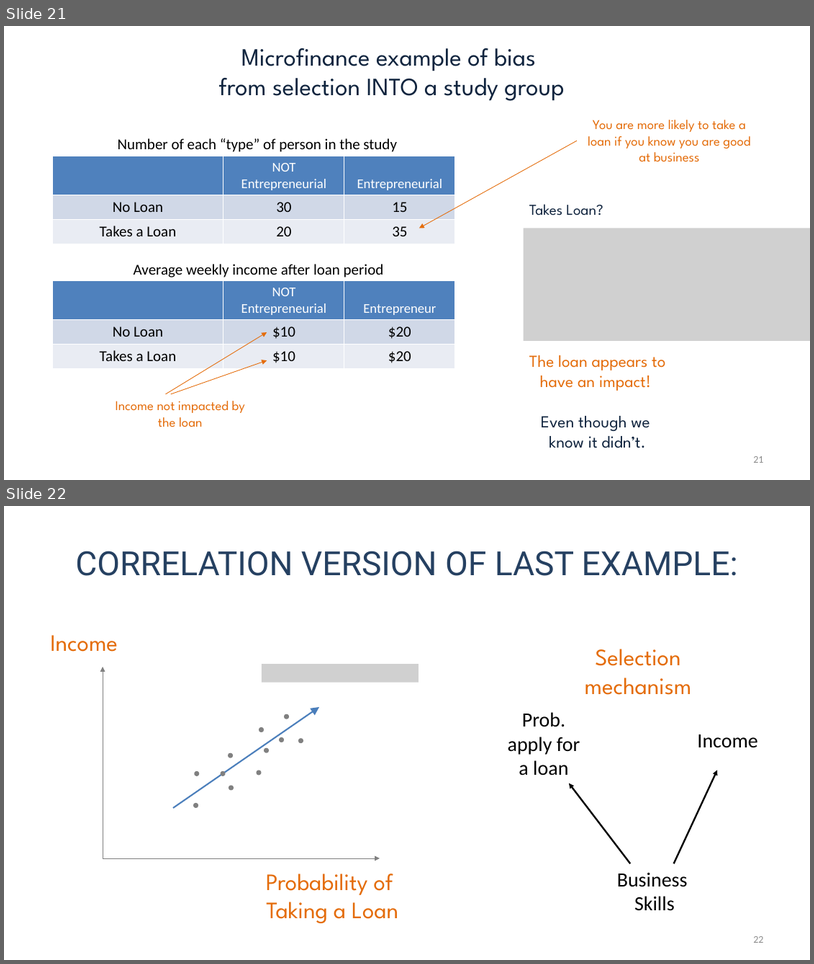
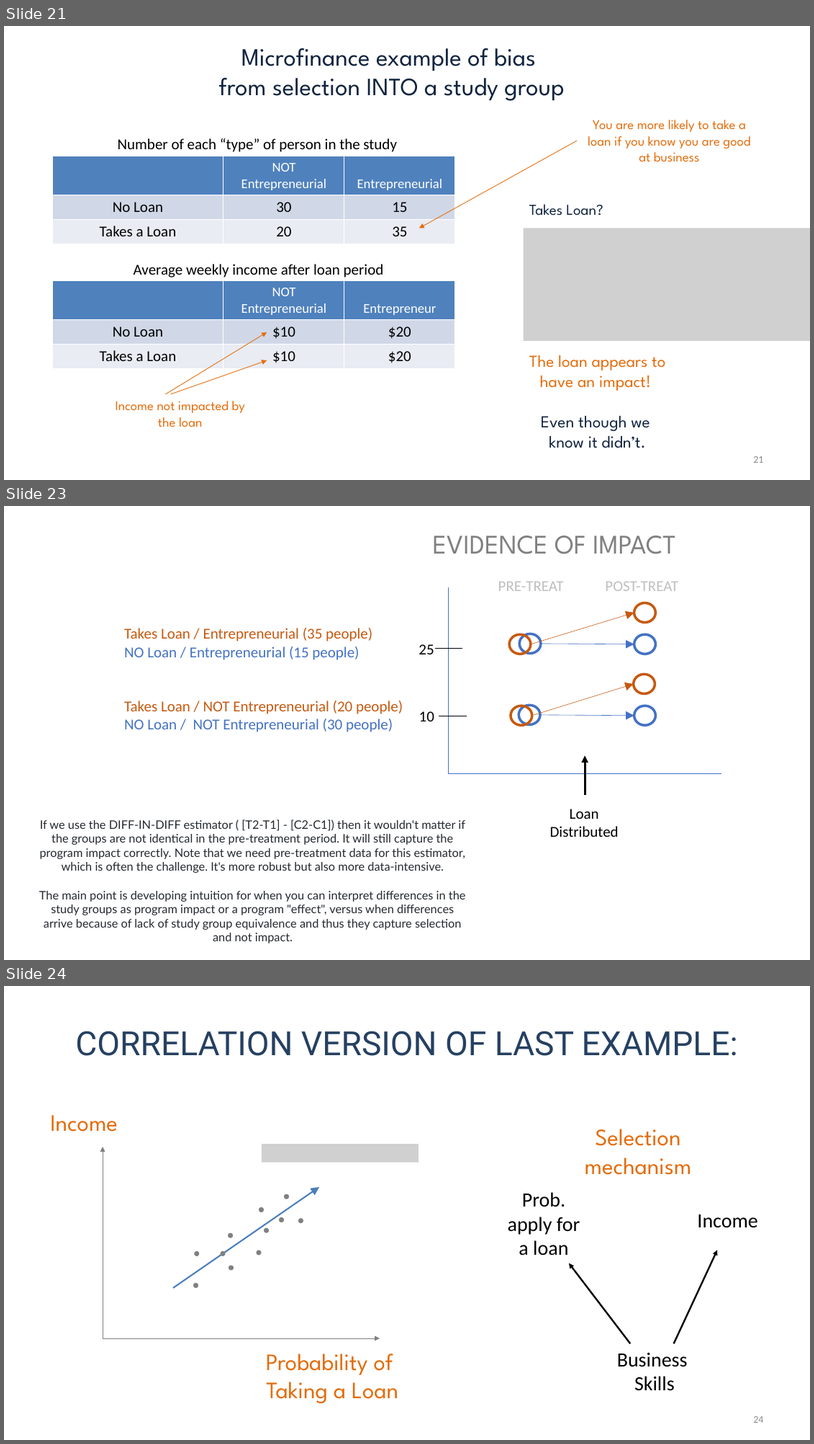
Before and after one commit to Watts-College/cpp-524-fall-2021, a slide deck: lectures/p-02-tests-for-cf-validity.pptx. Shown one above the other, each under a label of ours: slides 21 and 22 before the commit, slides 21, 23 and 24 after it; the slides between them are not shown. The pictures are 814x964 and 814x1444 pixels, drawn with LibreOffice and Linux fonts; fonts in the diff are those of the drawing; grey boxes stand for pictures. Boxes give left, top, right and bottom in pixels: in the first picture for what was removed or moved away, otherwise in the second. Text is boxed around its words. In the diff, an @@ line names an element or a change of style, - is before the commit and + after.

```diff
--- a/lectures/p-02-tests-for-cf-validity.pptx
+++ b/lectures/p-02-tests-for-cf-validity.pptx
@@ slide 23 added at (4, 506, 810, 960), background #FFFFFF @@
@@ group added at (124, 536, 722, 836): 8 ellipses, 7 texts, 5 arrows, 4 lines @@
+Takes Loan / Entrepreneurial (35 people)
+NO Loan / Entrepreneurial (15 people)
+Takes Loan / NOT Entrepreneurial (20 people)
+NO Loan / NOT Entrepreneurial (30 people)
+25
+10
+Loan
+Distributed
+PRE-TREAT
+POST-TREAT
+EVIDENCE OF IMPACT
@@ text added at (39, 819, 466, 943), 14 pt, text #24292F @@
+If we use the DIFF-IN-DIFF estimator ( [T2-T1] - [C2-C1]) then it wouldn't matter if the groups are not identical in the pre-treatment period. It will still capture the program impact correctly. Note that we need pre-treatment data for this estimator, which is often the challenge. It's more robust but also more data-intensive.
+The main point is developing intuition for when you can interpret differences in the study groups as program impact or a program "effect", versus when differences arrive because of lack of study group equivalence and thus they capture selection and not impact.
@@ what was slide 22 is now slide 24 @@
@@ page number at (754, 1416, 764, 1422): text changed @@
-22
+24
```
Also in this commit, not shown: 1 other slide added, 14 other files.
